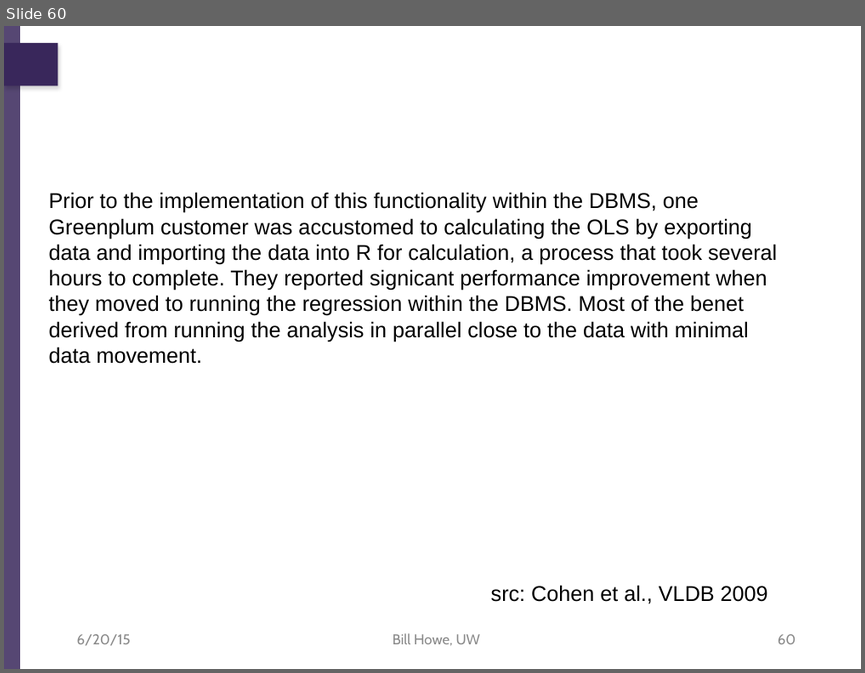
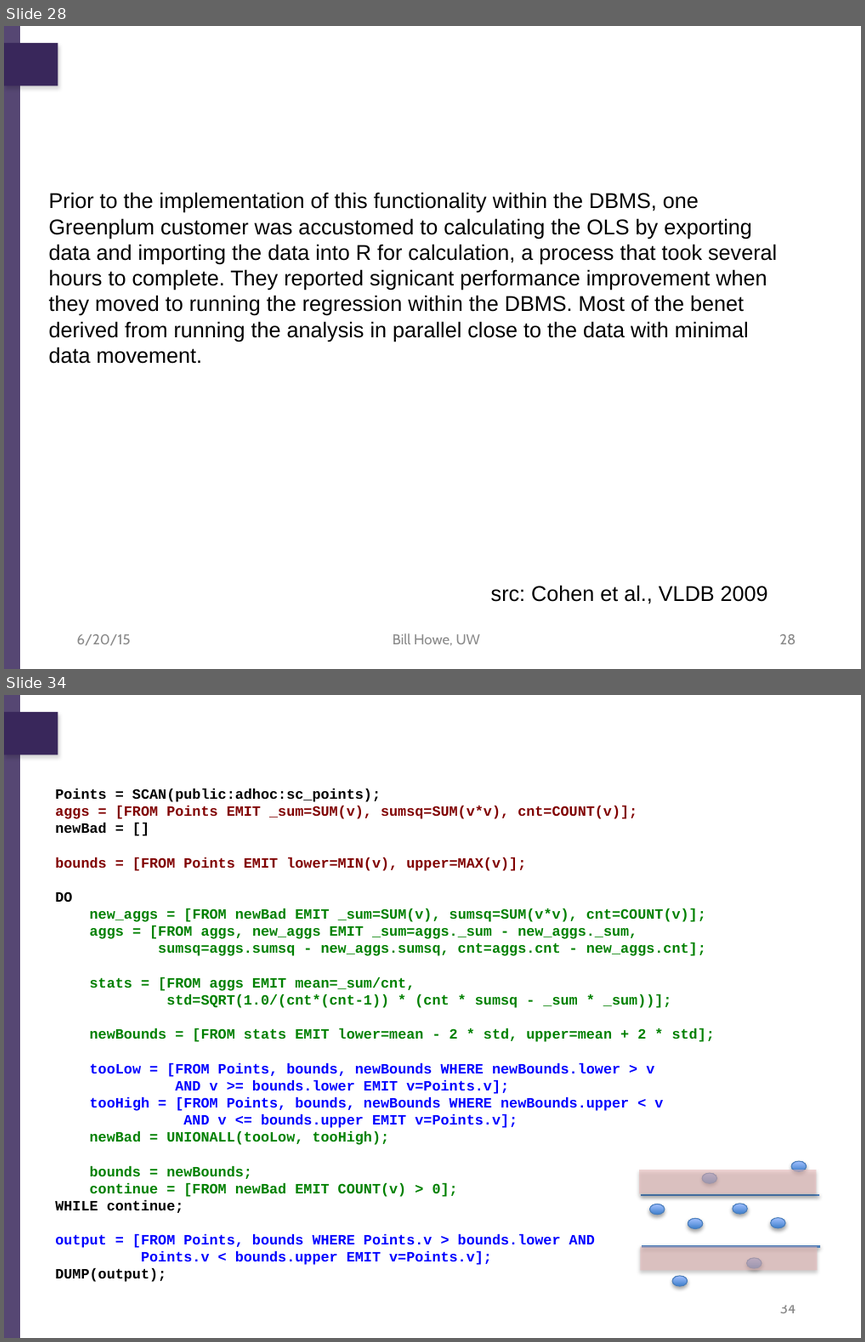
Before and after one commit to billhowe/datasci_course_materials, a slide deck: day1_data_management/part1_relational/03_relational_data_science.pptx. Shown one above the other, each under a label of ours: slide 60 before the commit, slides 28 and 34 after it; the slides between them are not shown. The pictures are 865x673 and 865x1342 pixels, drawn with LibreOffice and Linux fonts; fonts in the diff are those of the drawing; background and template pictures are left out. Boxes give left, top, right and bottom in pixels: in the first picture for what was removed or moved away, otherwise in the second. Text is boxed around its words. In the diff, an @@ line names an element or a change of style, - is before the commit and + after.

```diff
--- a/day1_data_management/part1_relational/03_relational_data_science.pptx
+++ b/day1_data_management/part1_relational/03_relational_data_science.pptx
@@ slide 34 added at bbox=[4, 695, 861, 1338], background #FFFFFF; not listed: 2 template elements that a slide beside it also shows @@
@@ text added at bbox=[65, 731, 473, 792], 36 pt, text #FFFFFF @@
+Sigma-clipping, V2
@@ text added at bbox=[55, 789, 715, 1281], 12 pt, text #008000, bold @@
+Points = SCAN(public:adhoc:sc_points);
+aggs = [FROM Points EMIT _sum=SUM(v), sumsq=SUM(v*v), cnt=COUNT(v)];
+newBad = []
+bounds = [FROM Points EMIT lower=MIN(v), upper=MAX(v)];
+DO
+new_aggs = [FROM newBad EMIT _sum=SUM(v), sumsq=SUM(v*v), cnt=COUNT(v)];
+aggs = [FROM aggs, new_aggs EMIT _sum=aggs._sum - new_aggs._sum,
+sumsq=aggs.sumsq - new_aggs.sumsq, cnt=aggs.cnt - new_aggs.cnt];
+stats = [FROM aggs EMIT mean=_sum/cnt,
+std=SQRT(1.0/(cnt*(cnt-1)) * (cnt * sumsq - _sum * _sum))];
+newBounds = [FROM stats EMIT lower=mean - 2 * std, upper=mean + 2 * std];
+tooLow = [FROM Points, bounds, newBounds WHERE newBounds.lower > v
+AND v >= bounds.lower EMIT v=Points.v];
+tooHigh = [FROM Points, bounds, newBounds WHERE newBounds.upper < v
+AND v <= bounds.upper EMIT v=Points.v];
+newBad = UNIONALL(tooLow, tooHigh);
+bounds = newBounds;
+continue = [FROM newBad EMIT COUNT(v) > 0];
+WHILE continue;
+output = [FROM Points, bounds WHERE Points.v > bounds.lower AND
+Points.v < bounds.upper EMIT v=Points.v];
+DUMP(output);
@@ rectangle added at bbox=[639, 1169, 817, 1194], fill #E6B9B8 at 59% opacity @@
@@ ellipse added at bbox=[703, 1173, 717, 1184], fill gradient #3F80CE to #A4C4FF, outline #4B7EBC 0.75 pt @@
@@ ellipse added at bbox=[791, 1161, 806, 1171], fill gradient #3F80CE to #A4C4FF, outline #4B7EBC 0.75 pt @@
@@ line added from (641, 1195) to (819, 1195), #4F81BD 2 pt @@
@@ ellipse added at bbox=[649, 1204, 664, 1214], fill gradient #3F80CE to #A4C4FF, outline #4B7EBC 0.75 pt @@
@@ ellipse added at bbox=[732, 1203, 747, 1213], fill gradient #3F80CE to #A4C4FF, outline #4B7EBC 0.75 pt @@
@@ ellipse added at bbox=[687, 1218, 703, 1228], fill gradient #3F80CE to #A4C4FF, outline #4B7EBC 0.75 pt @@
@@ ellipse added at bbox=[770, 1218, 784, 1228], fill gradient #3F80CE to #A4C4FF, outline #4B7EBC 0.75 pt @@
@@ rectangle added at bbox=[640, 1246, 817, 1270], fill #E6B9B8 at 59% opacity @@
@@ line added from (642, 1246) to (820, 1246), #4F81BD 2 pt @@
@@ ellipse added at bbox=[672, 1275, 687, 1286], fill gradient #3F80CE to #A4C4FF, outline #4B7EBC 0.75 pt @@
@@ ellipse added at bbox=[747, 1258, 761, 1268], fill gradient #3F80CE to #A4C4FF, outline #4B7EBC 0.75 pt @@
@@ page number added at bbox=[780, 1304, 796, 1313], 12 pt, text #898989 @@
+34
@@ what was slide 60 is now slide 28 @@
@@ page number at bbox=[779, 634, 795, 644]: text changed @@
-60
+28
```
Also in this commit, not shown: 2 slides changed, 5 other slides added, 31 slides removed, 3 other files.
